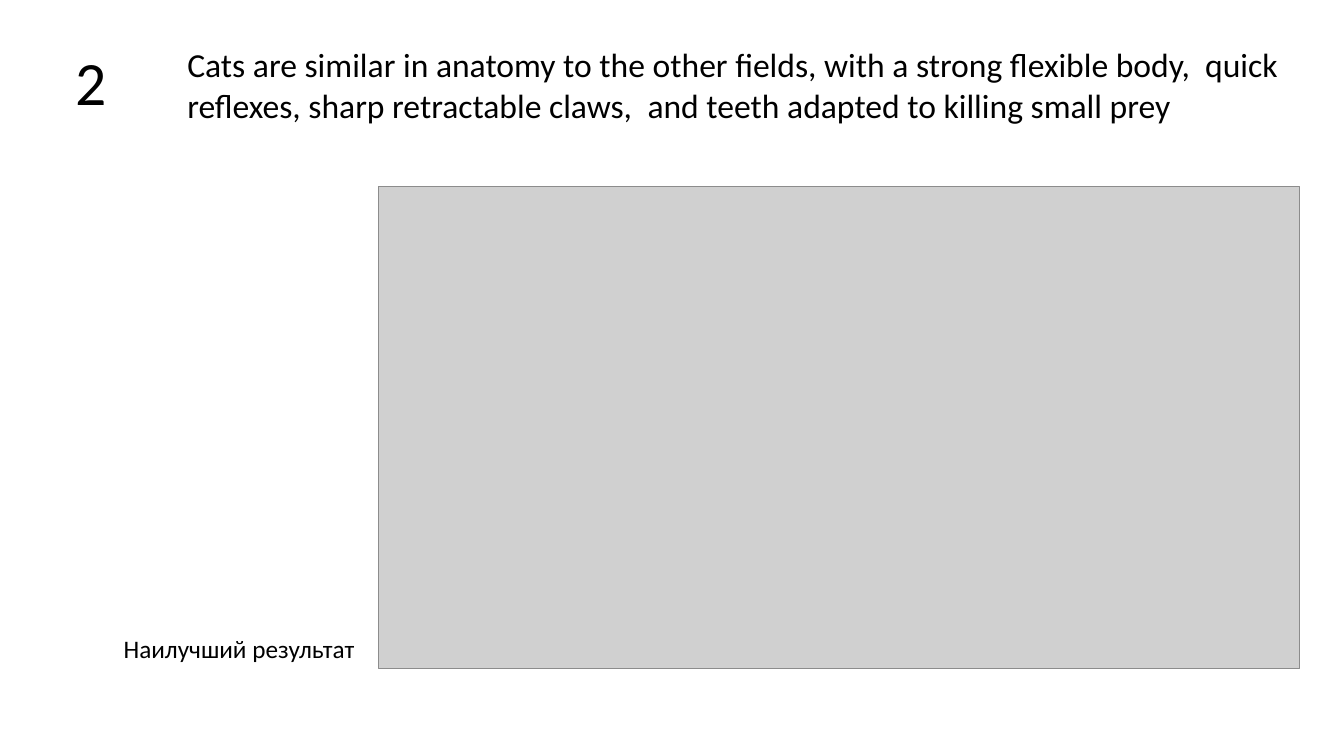
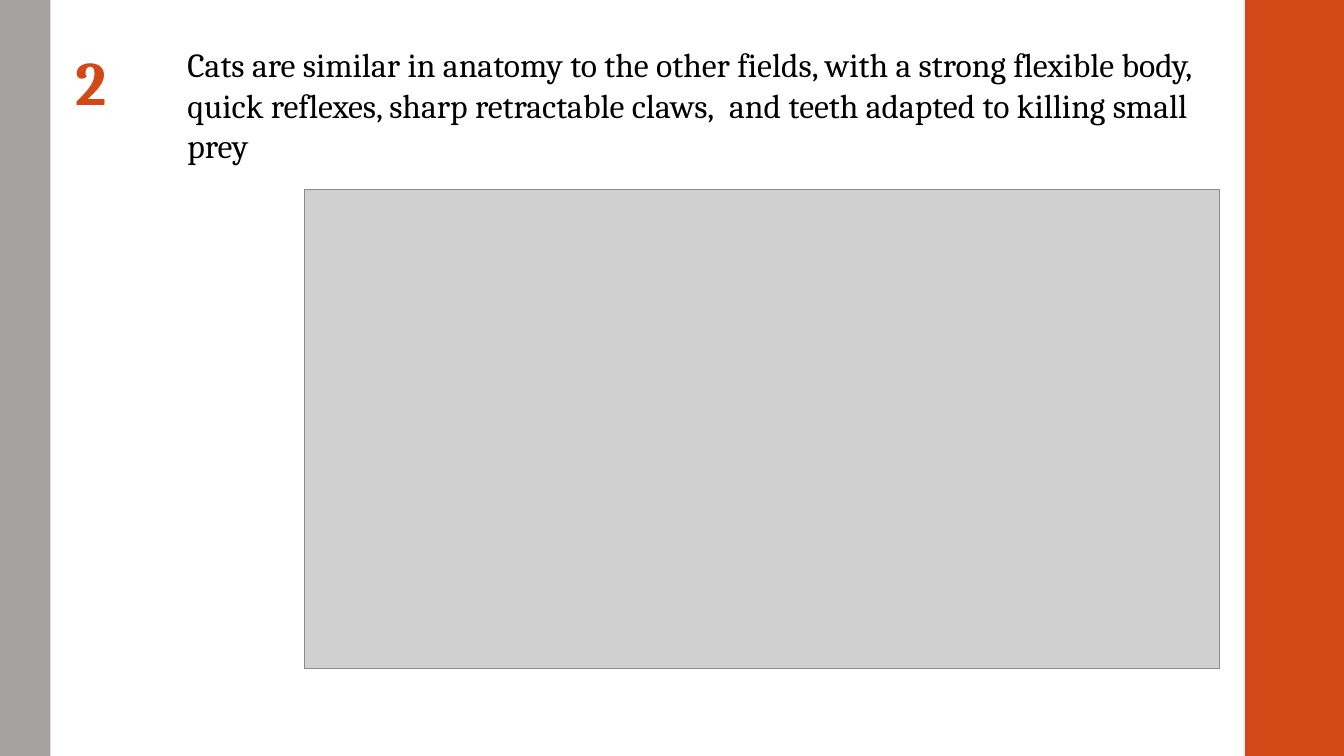
Before and after one commit to alexnodejs/onto-diploma, a slide deck: slide 17 of presentation/Moiseyenko_presentation.pptx. Drawn at 1344x756 pixels with LibreOffice and Linux fonts; fonts in the diff are those of the drawing; grey boxes stand for pictures. Boxes give left, top, right and bottom in pixels: in the first picture for what was removed or moved away, otherwise in the second. Text is boxed around its words. In the diff, an @@ line names an element or a change of style, - is before the commit and + after.

```diff
--- a/presentation/Moiseyenko_presentation.pptx
+++ b/presentation/Moiseyenko_presentation.pptx
@@ rectangle added at <box>0,0,50,756</box>, fill #A6A1A1 @@
@@ rectangle added at <box>1245,0,1344,756</box>, fill #D34817 @@
@@ text "2" at <box>75,63,106,105</box>: font Calibri to Cambria, text colour #000000 to #D34817, bold on @@
@@ text "Cats are similar in anatomy ..." at <box>187,53,1193,166</box>: font Calibri to Cambria @@
@@ picture: place and size @@
-picture at <box>379,187,1300,669</box>
+picture at <box>304,190,1220,669</box>
@@ text removed at <box>124,641,354,662</box> @@
-Наилучший результат
```
Also in this commit, not shown: 19 other slides changed, 1 slide added, 1 slide removed.
